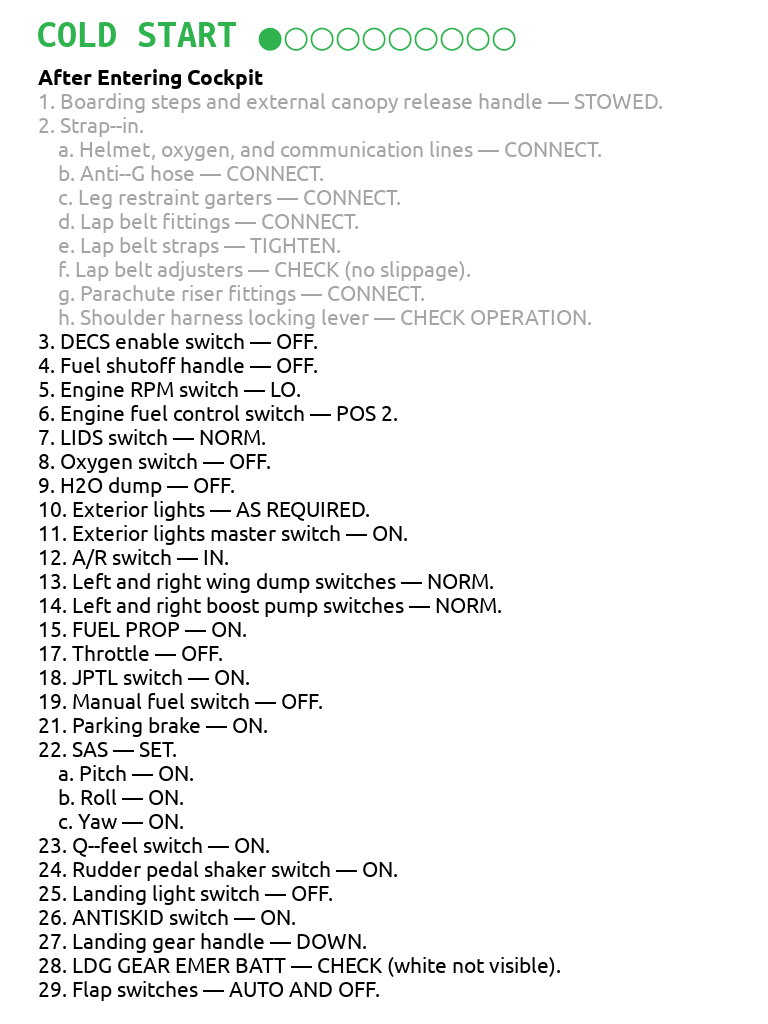
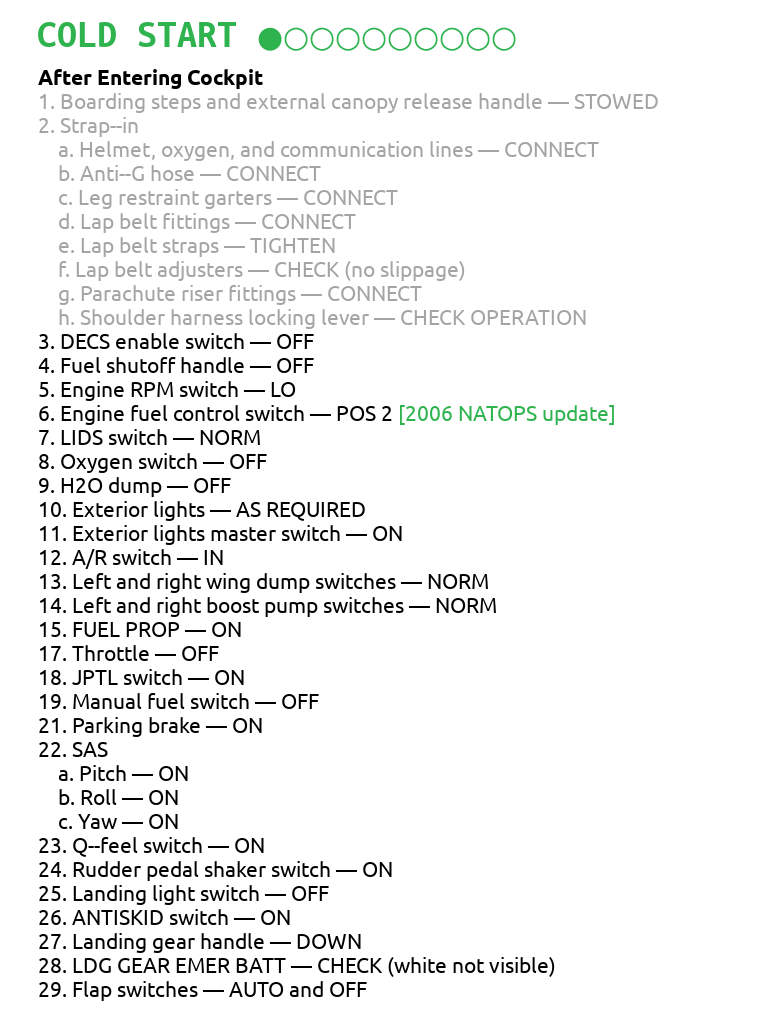
Layer changes from the first w=768, h=1024 image to the second:
painted on "After Entering Cockpit ..." over [112, 106, 662, 997]
